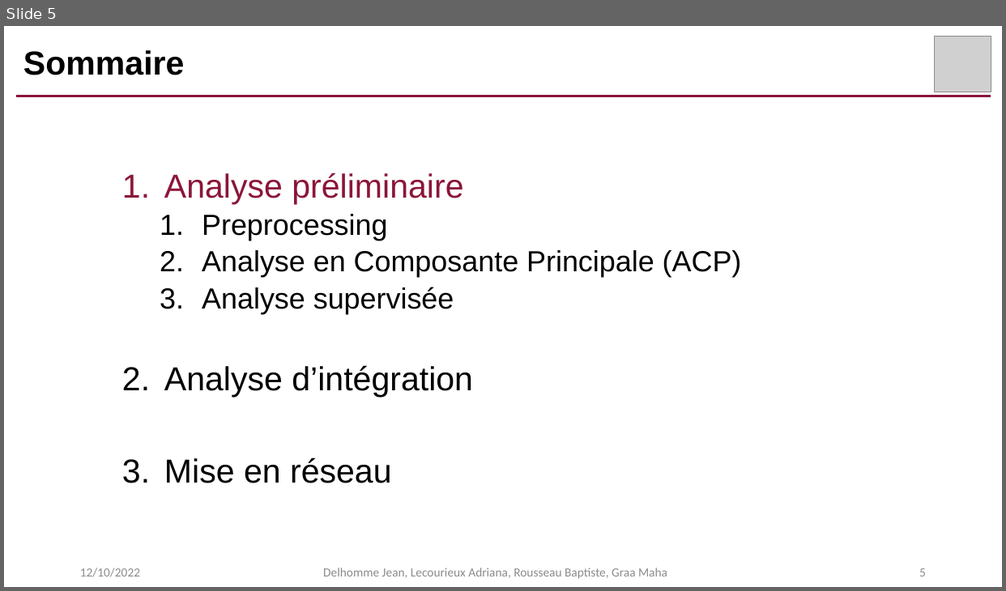
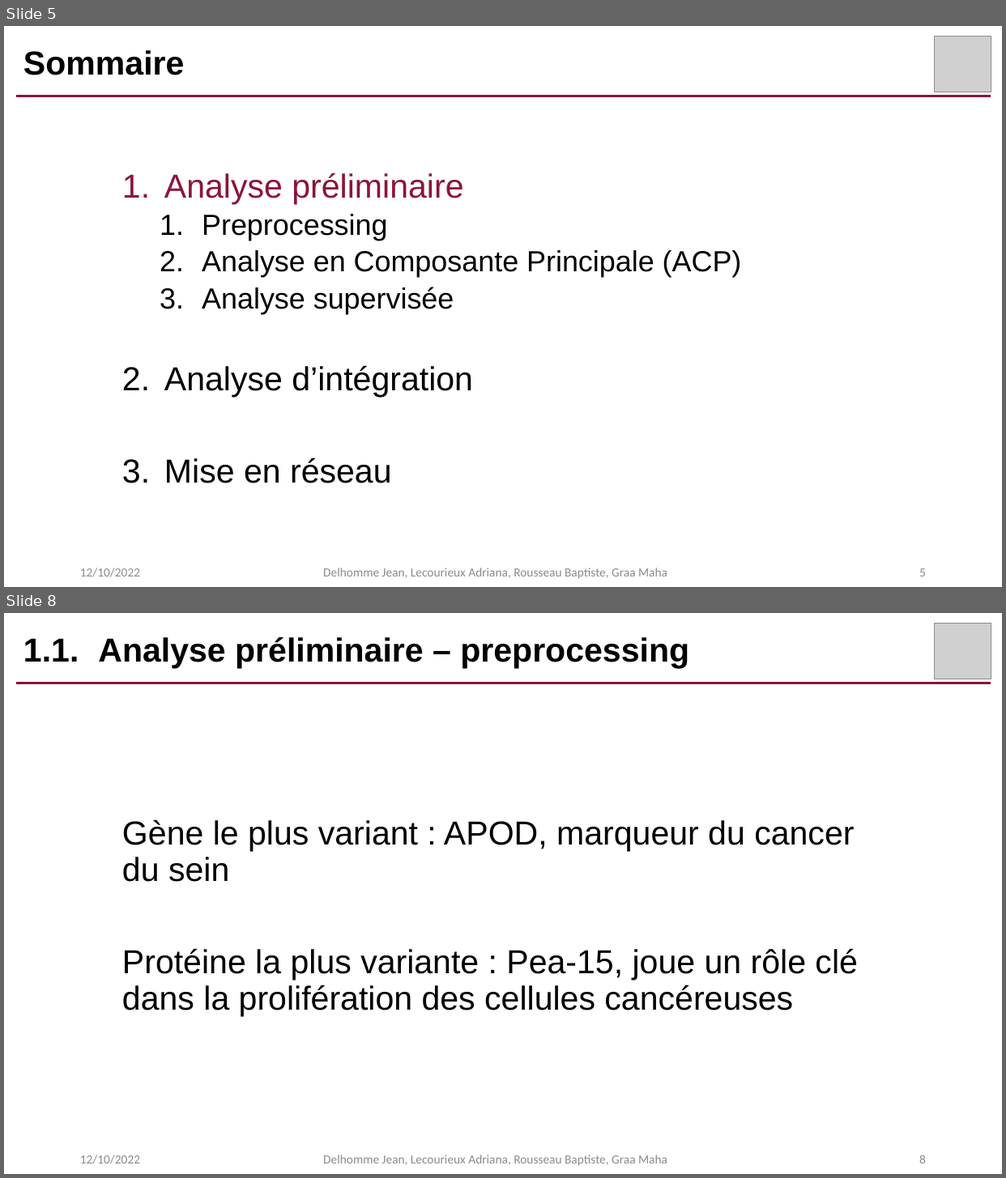
Before and after one commit to AdrianaLecourieux/multi_omics, a slide deck: presentation.pptx. Shown one above the other, each under a label of ours: slide 5 before the commit, slides 5 and 8 after it; the slides between them are not shown. The pictures are 1006x591 and 1006x1178 pixels, drawn with LibreOffice and Linux fonts; fonts in the diff are those of the drawing; grey boxes stand for pictures. Boxes give left, top, right and bottom in pixels: in the first picture for what was removed or moved away, otherwise in the second. Text is boxed around its words. In the diff, an @@ line names an element or a change of style, - is before the commit and + after.

```diff
--- a/presentation.pptx
+++ b/presentation.pptx
@@ slide 8 added at (4, 613, 1002, 1174), background #FFFFFF @@
@@ picture added at (935, 623, 991, 679) @@
@@ title added at (23, 637, 689, 668), 32 pt, text #000000, bold @@
+1.1. Analyse préliminaire – preprocessing
@@ line added from (16, 683) to (991, 683), #8B1538 2.25 pt @@
@@ text added at (122, 820, 857, 1016), 32 pt, text #000000 @@
+Gène le plus variant : APOD, marqueur du cancer du sein
+Protéine la plus variante : Pea-15, joue un rôle clé dans la prolifération des cellules cancéreuses
@@ text added at (80, 1155, 140, 1165), 12 pt, text #8C8C8C @@
+12/10/2022
@@ text added at (323, 1155, 667, 1166), 12 pt, text #8C8C8C @@
+Delhomme Jean, Lecourieux Adriana, Rousseau Baptiste, Graa Maha
@@ page number added at (919, 1155, 926, 1164), 12 pt, text #8C8C8C @@
+8
```
Also in this commit, not shown: 3 slides changed.
